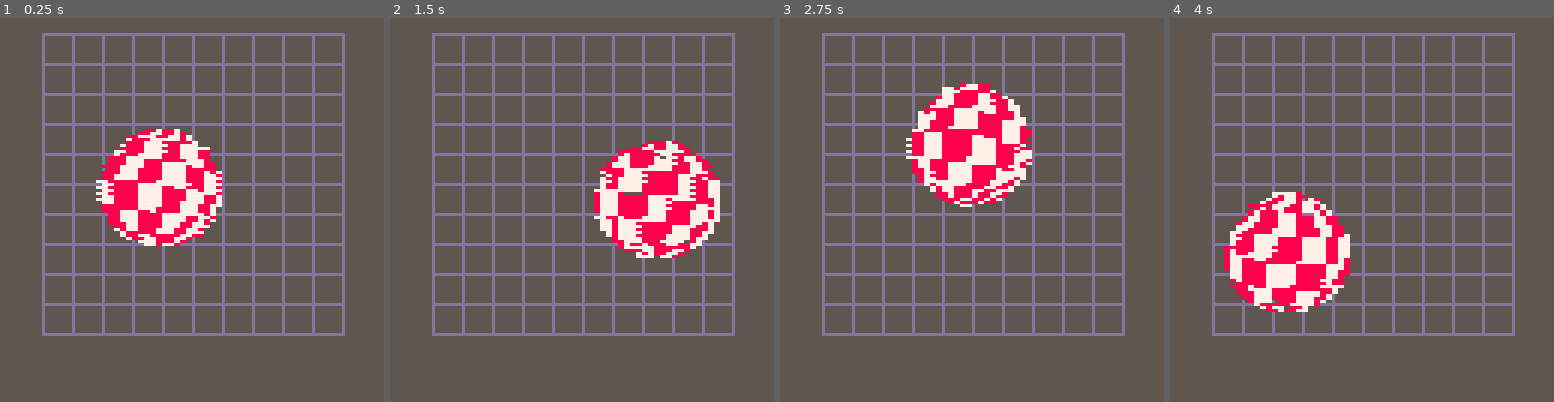
Above: before the commit, frames 1-4 (left to right).
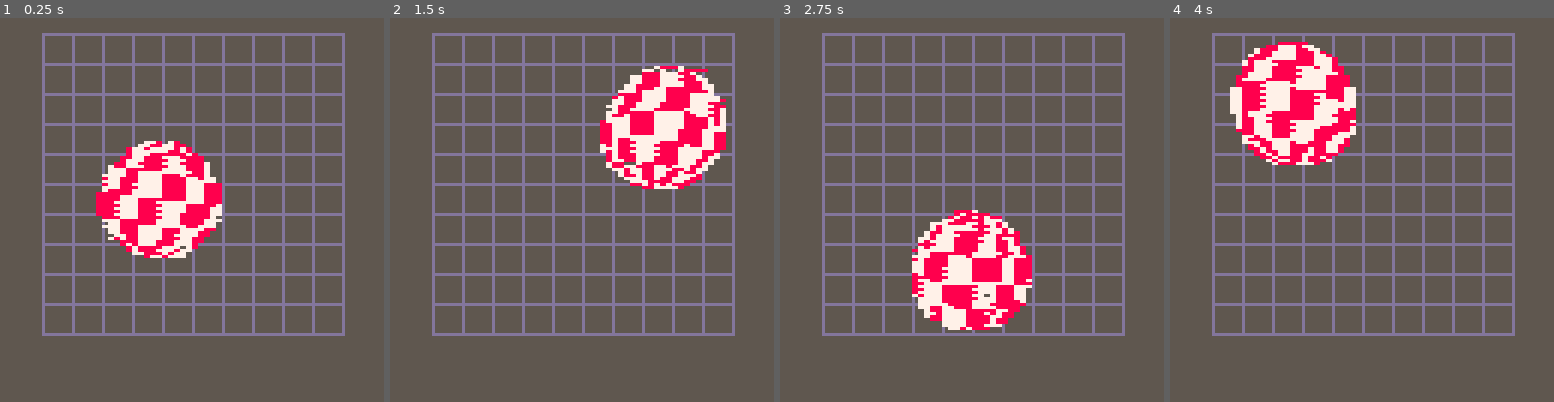
Above: after the commit, the same moments.

Repository: yami-five/4_pory_roku
Game: PICO-8 cartridge poc/poc.p8
Two runs of this game, one before a commit and one after it. Both use one fixed random seed, a clock stepped at 60 frames per second and the inputs below.
Inputs:
- Up to frame 1 (0.25 s): no input
- Up to frame 2 (1.5 s): no input
- Up to frame 3 (2.75 s): no input
- Up to frame 4 (4 s): no input

The runs differ from the first frame. In frame 1, 5.2% of the frame differs, in the area x 25-58%, y 28-63%; in frame 2, 13%; in frame 3, 16%; in frame 4, 16%, in the area x 14-49%, y 6-77%.

Commit message:
amiga ball poc

Diff:
--- a/poc/poc.p8
+++ b/poc/poc.p8
@@ -392,7 +392,7 @@
     end
 end
 
-ball_x,ball_y,x_speed,y_speed,ball_r,g,b=-1,-1,0.2,0.3,1,0.2,1
+ball_x,ball_y,x_speed,y_speed,ball_r,g,b=-1,-1,0.1,0.2,1,0.2,1
 function draw_amiga_ball(p)
     rectfill(0,0,127,127,5)
     -- circfill(ball_x+64,ball_y+64,12,1)
@@ -442,7 +442,7 @@
         vt=vt..x..","..y..","..z..","
     end
     vm,vt=split(sub(vm,1,-2)),split(sub(vt,1,-2))
-    draw_model(p,qt,vertices,vt,vm,faces,f,tc,uv,{amiga_ball_texture},false,8,false,64)
+    draw_model(p,qt,vertices,vt,vm,faces,f,tc,uv,{amiga_ball_texture},false,8,true,64)
 end
 
 function sort(seq)
